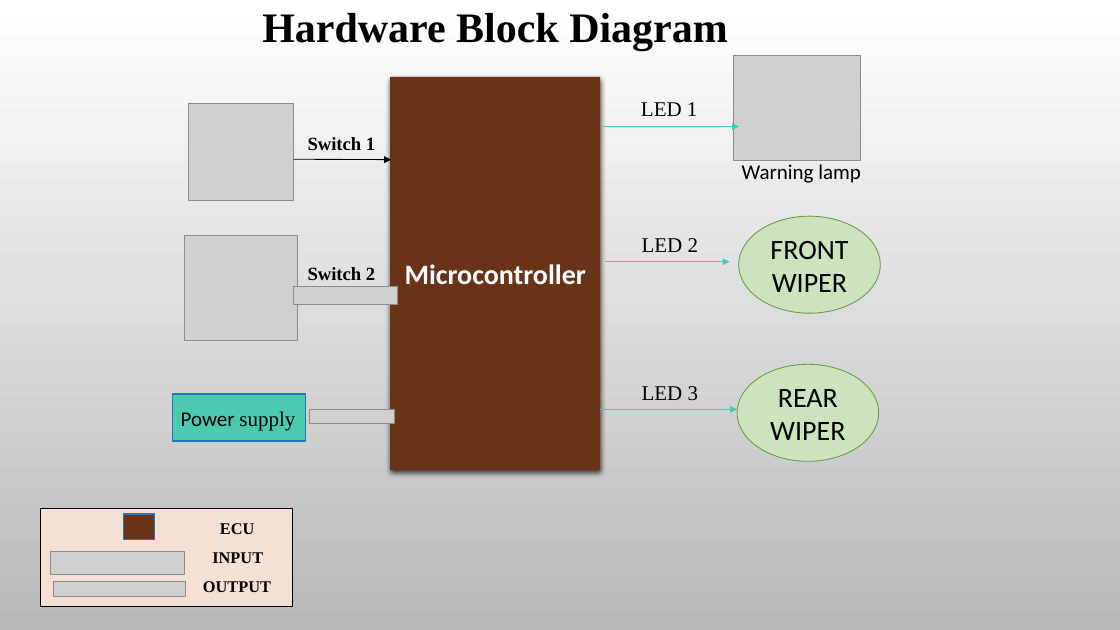
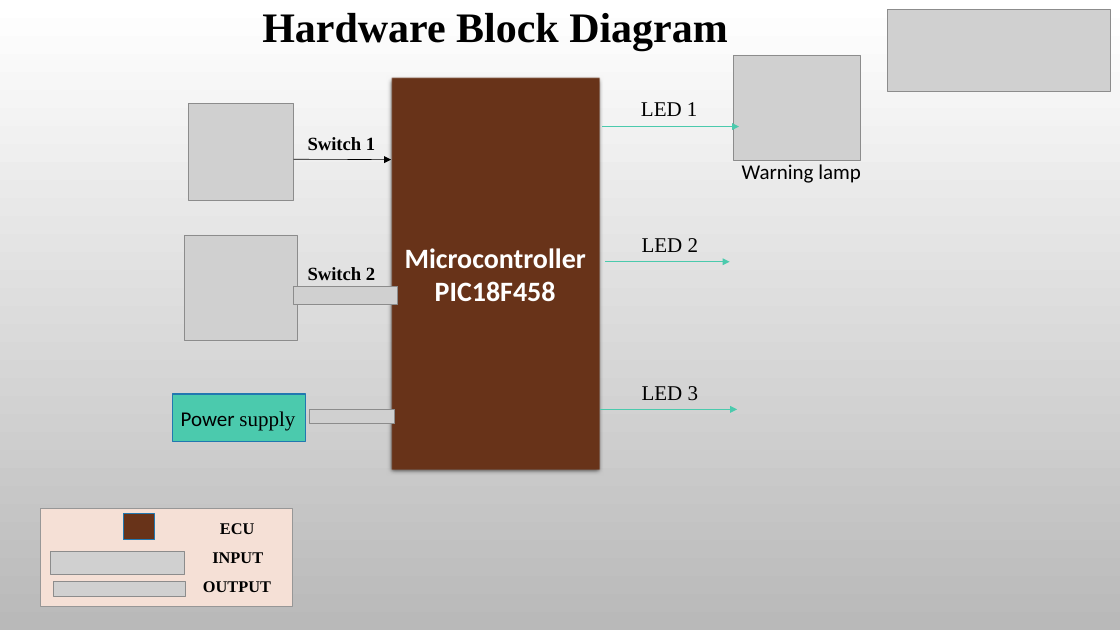
Before and after one commit to SKUP-BATCH3/team4, a slide deck: slide 11 of Final ppt 7-10-22.pptx. Drawn at 1120x630 pixels with LibreOffice and Linux fonts; fonts in the diff are those of the drawing; grey boxes stand for pictures; background and template pictures are left out. Boxes give left, top, right and bottom in pixels: in the first picture for what was removed or moved away, otherwise in the second. Text is boxed around its words. In the diff, an @@ line names an element or a change of style, - is before the commit and + after.

```diff
--- a/Final ppt 7-10-22.pptx
+++ b/Final ppt 7-10-22.pptx
@@ picture added at (x1=887, y1=10, x2=1110, y2=92) @@
@@ rectangle "Microcontroller" at (x1=391, y1=77, x2=601, y2=471): shadow changed @@
@@ arrow (602, 127) - (739, 127): stroke #4BCAAD 0.75 pt to #4BCAAD 0.5 pt @@
@@ arrow (294, 160) - (392, 160): stroke #000000 0.75 pt to #000000 0.5 pt @@
@@ ellipse removed at (x1=739, y1=216, x2=880, y2=313) @@
-FRONT WIPER
@@ arrow (606, 262) - (730, 262): stroke #4BCAAD 0.75 pt to #4BCAAD 0.5 pt @@
@@ text in rectangle at (x1=435, y1=281, x2=556, y2=302): paragraph added @@
+PIC18F458
@@ ellipse removed at (x1=738, y1=365, x2=879, y2=462) @@
-REAR WIPER
@@ arrow (601, 409) - (738, 409): stroke #4BCAAD 0.75 pt to #4BCAAD 0.5 pt @@
@@ rectangle at (x1=40, y1=508, x2=292, y2=607): outline #000000 0.75 pt to #979797 0.5 pt @@
```
Also in this commit, not shown: 15 other slides changed, 4 slides added, 4 slides removed, 1 other file.
